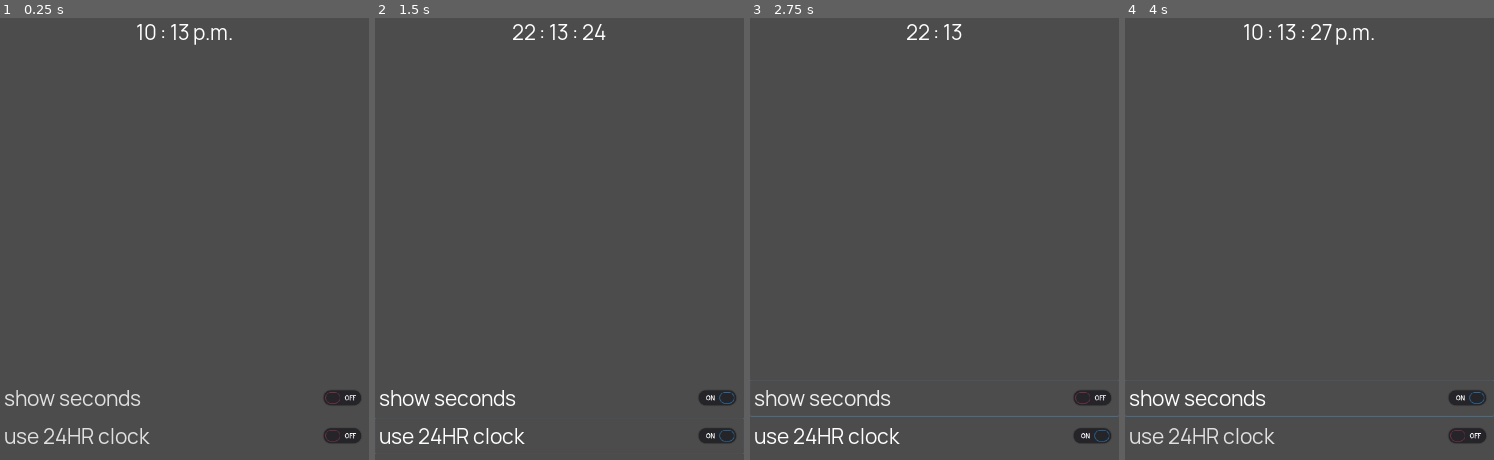
Above: before the commit, frames 1-4 (left to right).
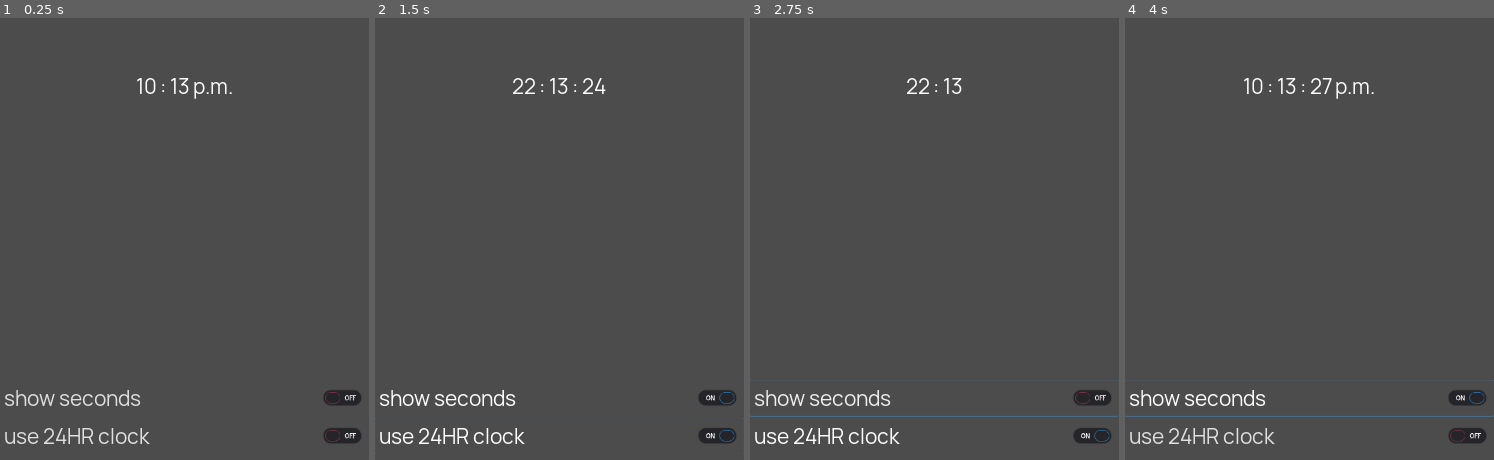
Above: after the commit, the same moments.

Repository: mrwm/clock
Game: Godot game, scene res://Main.tscn
Same seed, same stepped clock (60 frames per second), same inputs: the game is played once before the commit and once after it.
Inputs:
- Up to frame 1 (0.25 s): no input
- Up to frame 2 (1.5 s): click "show seconds" at 0.5 s; click "use 24HR clock" at 1.25 s
- Up to frame 3 (2.75 s): click "show seconds" at 2 s
- Up to frame 4 (4 s): click "use 24HR clock" at 2.75 s; click "show seconds" at 3.5 s

The runs differ from the first frame. In frame 1, 0.5% of the frame differs, in the area x 37-63%, y 1-19%; in frame 2, 0.5%; in frame 3, 0.3%; in frame 4, 0.7%, in the area x 32-68%, y 1-19%.

Commit message:
move variables to separate node

Diff:
--- a/Interface.gd
+++ b/Clock.gd
@@ -2,21 +2,25 @@
 
 # Variables
 var timeValue = null;
-var showSeconds = false;
-var use24hour = false;
 
 onready var ampm = $"VBoxContainer/CenterContainer/TimeSplit/ampm";
 onready var hour = $"VBoxContainer/CenterContainer/TimeSplit/Hour";
 onready var minute = $"VBoxContainer/CenterContainer/TimeSplit/Minute";
 onready var second = $"VBoxContainer/CenterContainer/TimeSplit/Second";
-onready var touchpos = $"VBoxContainer/touchpos";
+#onready var touchpos = $"VBoxContainer/touchpos";
+var touchpos = null
 
 # Called when the node enters the scene tree for the first time.
 func _ready():
+  var Menu : PackedScene = load("res://Menu.tscn")
+  var menu = Menu.instance()
+  add_child(menu)
+  touchpos = menu.get_node("VBoxContainer/touchpos")
+
   #print(Engine.time_scale) #How fast we want the program to run
   ampm.set_text("")
   second.set_text("")
-  touchpos.set_text("") # leave empty for padding bottom of screen
+  #touchpos.set_text("") # leave empty for padding bottom of screen
   pass
 
 # Called every frame. 'delta' is the elapsed time since the previous frame.
@@ -33,7 +37,7 @@
   if (currentHour > 12):
     isAM = false;
     # Toggle between 24 and 12 hour clocks
-    if (!use24hour):
+    if (!Variables.use24hour):
       currentHour = currentHour - 12;
       ampm.visible = true;
 
@@ -43,10 +47,10 @@
   if currentSecond < 10:
     currentSecond = str("0") + str(currentSecond)
 
-  if (showSeconds):
+  if (Variables.showSeconds):
     second.visible = true;
     second.set_text(": " + str(currentSecond))
-  if (!use24hour):
+  if (!Variables.use24hour):
     if (isAM):
       ampm.set_text("a.m.")
     else:
@@ -58,6 +62,9 @@
   minute.set_text(": " + str(currentMinute));
   pass
 
+################
+# Touch events #
+################
 # Figure out the swipe direction
 var initialPoint = Vector2(0,0);
 var secondPoint = Vector2(0,0);
@@ -100,11 +107,3 @@
     else:
       #touchpos.set_text("no change in y: " + str(deviation.y))
       pass
-
-func _on_CheckButton_toggled(button_pressed):
-  showSeconds = button_pressed;
-  pass
-
-func _on_CheckButton2_toggled(button_pressed):
-  use24hour = button_pressed;
-  pass
--- a/Main.tscn
+++ b/Main.tscn
@@ -1,6 +1,6 @@
 [gd_scene load_steps=2 format=2]
 
-[ext_resource path="res://Interface.gd" type="Script" id=1]
+[ext_resource path="res://Clock.gd" type="Script" id=1]
 
 [node name="Main" type="Node"]
 
@@ -19,15 +19,15 @@
 
 [node name="CenterContainer" type="CenterContainer" parent="Clock/VBoxContainer"]
 margin_right = 1080.0
-margin_bottom = 2017.0
+margin_bottom = 2340.0
 size_flags_horizontal = 3
 size_flags_vertical = 3
 
 [node name="TimeSplit" type="HBoxContainer" parent="Clock/VBoxContainer/CenterContainer"]
 margin_left = 367.0
-margin_top = 964.0
+margin_top = 1125.0
 margin_right = 713.0
-margin_bottom = 1053.0
+margin_bottom = 1214.0
 size_flags_horizontal = 3
 size_flags_vertical = 3
 
@@ -69,24 +69,3 @@
 text = "..."
 align = 1
 valign = 1
-
-[node name="SecondToggle" type="CheckButton" parent="Clock/VBoxContainer"]
-margin_top = 2025.0
-margin_right = 1080.0
-margin_bottom = 2130.0
-text = "show seconds"
-
-[node name="Use24Toggle" type="CheckButton" parent="Clock/VBoxContainer"]
-margin_top = 2138.0
-margin_right = 1080.0
-margin_bottom = 2243.0
-text = "use 24HR clock"
-
-[node name="touchpos" type="Label" parent="Clock/VBoxContainer"]
-margin_top = 2251.0
-margin_right = 1080.0
-margin_bottom = 2340.0
-text = "..."
-
-[connection signal="toggled" from="Clock/VBoxContainer/SecondToggle" to="Clock" method="_on_CheckButton_toggled"]
-[connection signal="toggled" from="Clock/VBoxContainer/Use24Toggle" to="Clock" method="_on_CheckButton2_toggled"]
--- /dev/null
+++ b/Menu.gd
@@ -0,0 +1,27 @@
+extends Control
+
+# Declare member variables here. Examples:
+onready var touchpos = $"VBoxContainer/touchpos";
+onready var secondToggle = $"VBoxContainer/SecondToggle";
+onready var use24Toggle = $"VBoxContainer/Use24Toggle";
+
+
+# Called when the node enters the scene tree for the first time.
+func _ready():
+  touchpos.set_text(""); # leave empty for padding bottom of screen
+  use24Toggle.connect("toggled", self,"_on_User24Toggle_toggled");
+  pass # Replace with function body.
+
+# Called every frame. 'delta' is the elapsed time since the previous frame.
+#func _process(delta):
+#  pass
+
+# Manual signal connect
+func _on_SecondToggle_toggled(button_pressed):
+  Variables.showSeconds = button_pressed;
+  pass # Replace with function body.
+
+# Signal connect via code
+func _on_User24Toggle_toggled(button_pressed):
+  Variables.use24hour = button_pressed;
+  pass
--- /dev/null
+++ b/Menu.tscn
@@ -0,0 +1,35 @@
+[gd_scene load_steps=2 format=2]
+
+[ext_resource path="res://Menu.gd" type="Script" id=1]
+
+[node name="Menu" type="Control"]
+anchor_right = 1.0
+anchor_bottom = 1.0
+script = ExtResource( 1 )
+
+[node name="VBoxContainer" type="VBoxContainer" parent="."]
+anchor_top = 0.5
+anchor_right = 1.0
+anchor_bottom = 1.0
+rect_pivot_offset = Vector2( -2255, -1241 )
+alignment = 2
+
+[node name="SecondToggle" type="CheckButton" parent="VBoxContainer"]
+margin_top = 855.0
+margin_right = 1080.0
+margin_bottom = 960.0
+text = "show seconds"
+
+[node name="Use24Toggle" type="CheckButton" parent="VBoxContainer"]
+margin_top = 968.0
+margin_right = 1080.0
+margin_bottom = 1073.0
+text = "use 24HR clock"
+
+[node name="touchpos" type="Label" parent="VBoxContainer"]
+margin_top = 1081.0
+margin_right = 1080.0
+margin_bottom = 1170.0
+text = "..."
+
+[connection signal="toggled" from="VBoxContainer/SecondToggle" to="." method="_on_SecondToggle_toggled"]
--- /dev/null
+++ b/Variables.gd
@@ -0,0 +1,9 @@
+extends Node
+
+
+# Declare member variables here. Examples:
+# var a = 2
+# var b = "text"
+
+var showSeconds = false;
+var use24hour = false;
--- /dev/null
+++ b/Variables.tscn
@@ -0,0 +1,6 @@
+[gd_scene load_steps=2 format=2]
+
+[ext_resource path="res://Variables.gd" type="Script" id=1]
+
+[node name="Variables" type="Node"]
+script = ExtResource( 1 )
--- a/project.godot
+++ b/project.godot
@@ -15,6 +15,10 @@
 run/main_scene="res://Main.tscn"
 config/icon="res://icon.png"
 run/description=""
+
+[autoload]
+
+Variables="*res://Variables.gd"
 
 [display]
 
